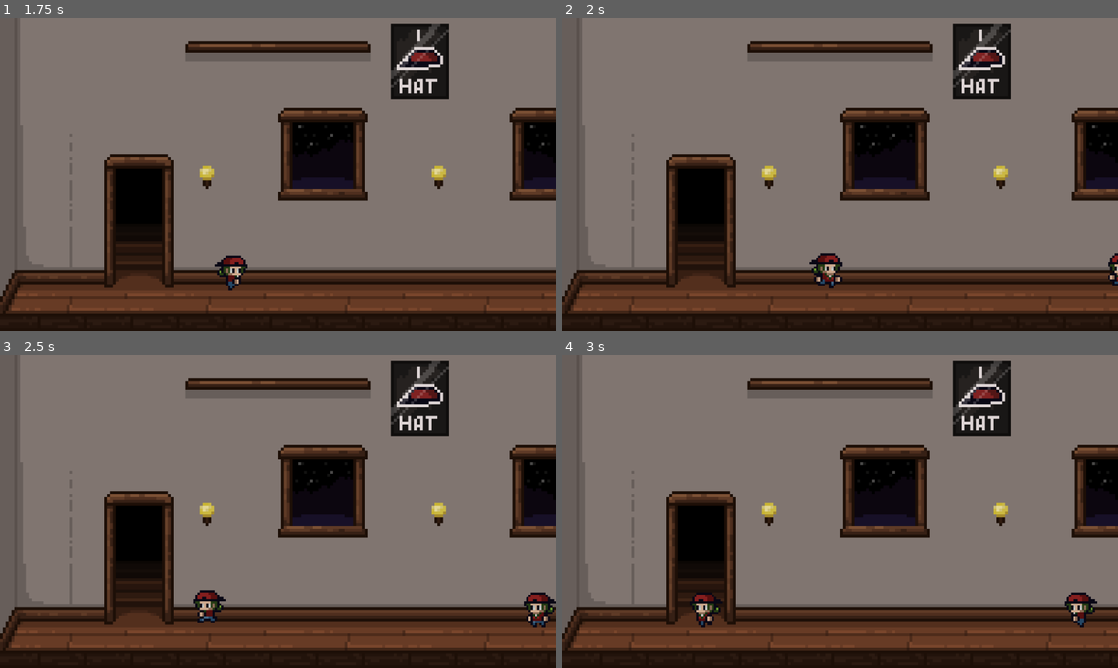
Above: before the commit, frames 1-4 (two rows, left to right).
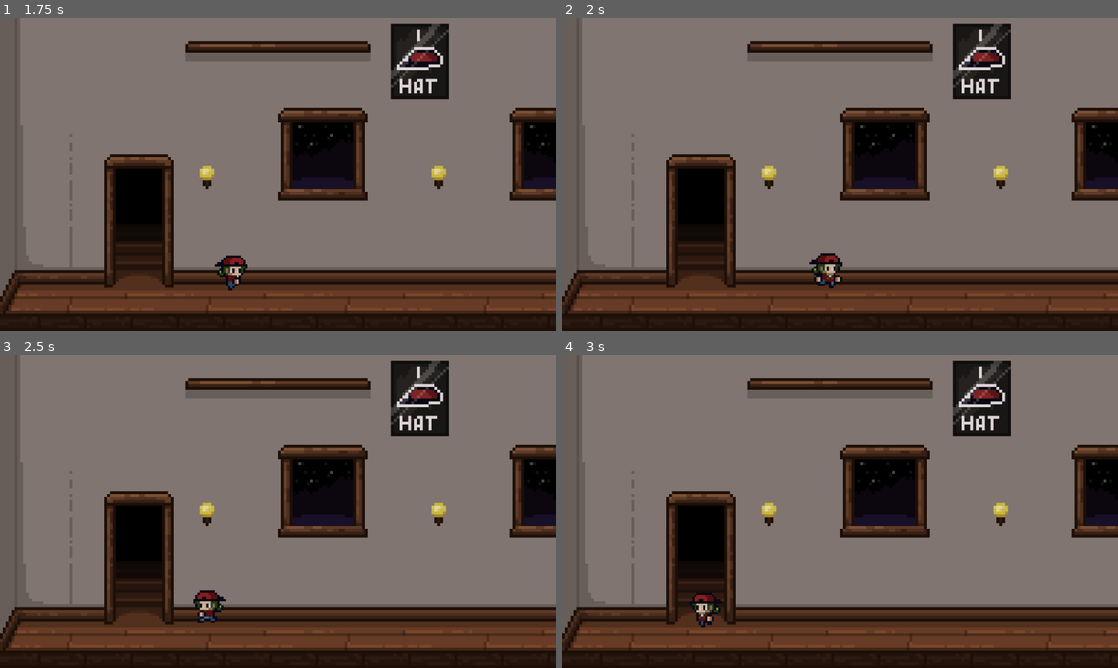
Above: after the commit, the same moments.

Repository: Sleeping-Robot-Games/Hat-Trick
Game: Godot game, scene res://scenes/game.tscn
The game is run twice, just before and just after one commit, with the same random seed, the same clock (stepped at 60 frames per second) and the same inputs. This scene is started directly instead of the project's main scene.
Inputs:
- Up to frame 1 (1.75 s): hold Right (ui_right) from 0.53 s (still down)
- Up to frame 2 (2 s): keep holding Right (ui_right)
- Up to frame 3 (2.5 s): release Right (ui_right) at 2.03 s; hold Left (ui_left) from 2.03 s (still down)
- Up to frame 4 (3 s): keep holding Left (ui_left)

Frame 1 is identical in both runs. In frame 2, 0.1% of the frame differs, in the area x 98-100%, y 75-86%; in frame 3, 0.4%, in the area x 94-100%, y 75-88%; in frame 4, 0.4%.
Error after the commit: Invalid call. Nonexistent function 'get_progress' in base 'Node2D'. (res://scenes/npc.gd:24)

Commit message:
removes PathFollow2D

Diff:
--- a/scenes/game.tscn
+++ b/scenes/game.tscn
@@ -1,14 +1,8 @@
-[gd_scene load_steps=5 format=3 uid="uid://dt6v7wgiewnn2"]
+[gd_scene load_steps=4 format=3 uid="uid://dt6v7wgiewnn2"]
 
 [ext_resource type="PackedScene" uid="uid://dn0jnues5o1h2" path="res://scenes/level_one.tscn" id="1_x2dao"]
 [ext_resource type="PackedScene" uid="uid://dfywlhuf8sf7q" path="res://scenes/player.tscn" id="2_ivu6y"]
 [ext_resource type="PackedScene" uid="uid://bdrfler07o685" path="res://scenes/npc.tscn" id="3_2s0g3"]
-
-[sub_resource type="Curve2D" id="Curve2D_pwx5k"]
-_data = {
-"points": PackedVector2Array(0, 0, 0, 0, -0.666656, 0, 0, 0, 0, 0, -276.667, 0, 0, 0, 0, 0, -87.3333, 0, 0, 0, 0, 0, -184.667, 0, 0, 0, 0, 0, -74, 0, 0, 0, 0, 0, -0.666656, 0)
-}
-point_count = 6
 
 [node name="Game" type="Node2D"]
 
@@ -19,17 +13,6 @@
 position = Vector2(102, 436)
 scale = Vector2(3, 3)
 
-[node name="Path2D" type="Path2D" parent="."]
+[node name="NPC" parent="." instance=ExtResource("3_2s0g3")]
 position = Vector2(898, 436)
 scale = Vector2(3, 3)
-curve = SubResource("Curve2D_pwx5k")
-
-[node name="PathFollow2D" type="PathFollow2D" parent="Path2D"]
-position = Vector2(-0.666656, 0)
-rotation = 3.14159
-rotates = false
-
-[node name="NPC" parent="Path2D/PathFollow2D" instance=ExtResource("3_2s0g3")]
-position = Vector2(-0.666656, 0)
-rotation = 3.14159
-scale = Vector2(1, 1)
